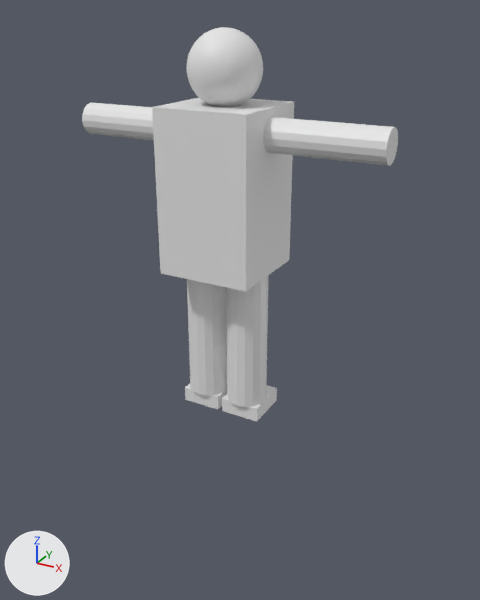
Renders of the glTF model meshes/_calibration_groundtruth.glb from each side of a commit.
Rendered twice from a camera (50 mm lens) standing at (1.19, -2.08, 1.52) and looking at (0.05, 0.0, 0.47). The lights are fixed; the arrows at lower left show +X, +Y and +Z. The first picture is the older version. Materials are left out; every surface is plain grey. Where no turn or scale is listed for an object, it has been applied to the vertices.

The first picture shows 'geometry_0'.
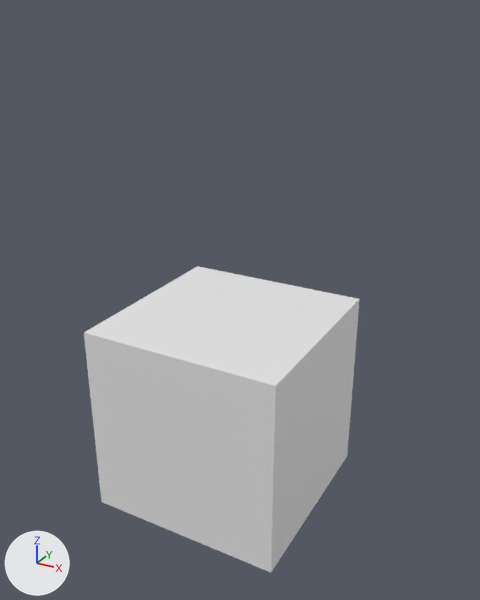
Where the change shows, as pixel boxes (x1, y1, x2, y2) in the pictures (480 x 600 px):
'geometry_0', reshaped (13% narrower, 22% shorter): before (82, 27, 398, 422); after (84, 266, 360, 572)
part 1 of me_geometry_0, added: after (84, 266, 360, 572)
part 2 of me_geometry_0, deleted: before (186, 27, 263, 107)
part 3 of me_geometry_0, deleted: before (263, 117, 398, 166)
part 4 of me_geometry_0, deleted: before (82, 102, 154, 140)
part 5 of me_geometry_0, deleted: before (226, 275, 269, 407)
part 6 of me_geometry_0, deleted: before (187, 279, 227, 395)
part 7 of me_geometry_0, deleted: before (152, 98, 294, 292)
part 8 of me_geometry_0, deleted: before (185, 384, 227, 409)
part 9 of me_geometry_0, deleted: before (222, 385, 277, 422)

The change in detail:
me_geometry_0 is used by ob_geometry_0; location (0.0, 0.0, 0.0).
me_geometry_0 had 810 vertices, 1584 faces and spanned x -0.6..0.6, y -0.197..0.197, z 0.0..1.457.
me_geometry_0 now has 8 vertices, 12 faces and spans x -0.4..0.4, y -0.4..0.4, z -0.4..0.4.
me_geometry_0 part 1: a new loose piece, a box spanning x -0.4..0.4, y -0.4..0.4, z -0.4..0.4.
me_geometry_0 part 2: the loose piece of 642 vertices spanning x -0.13..0.13, y -0.147..0.113, z 1.197..1.457 is deleted.
me_geometry_0 part 3: the loose piece of 34 vertices spanning x 0.18..0.6, y -0.077..0.043, z 1.06..1.18 is deleted.
me_geometry_0 part 4: the loose piece of 34 vertices spanning x -0.6..-0.18, y -0.077..0.043, z 1.06..1.18 is deleted.
me_geometry_0 part 5: the loose piece of 34 vertices spanning x 0.01..0.17, y -0.097..0.063, z 0.06..0.61 is deleted.
me_geometry_0 part 6: the loose piece of 34 vertices spanning x -0.17..-0.01, y -0.097..0.063, z 0.06..0.61 is deleted.
me_geometry_0 part 7: the loose piece of 8 vertices spanning x -0.18..0.18, y -0.197..0.163, z 0.61..1.21 is deleted.
me_geometry_0 part 8: the loose piece of 8 vertices spanning x -0.17..-0.01, y -0.08..0.1, z 0.0..0.06 is deleted.
me_geometry_0 part 9: the loose piece of 8 vertices spanning x 0.01..0.17, y -0.08..0.1, z 0.0..0.06 is deleted.
Other edits to the shape of me_geometry_0 do not show in these pictures.
